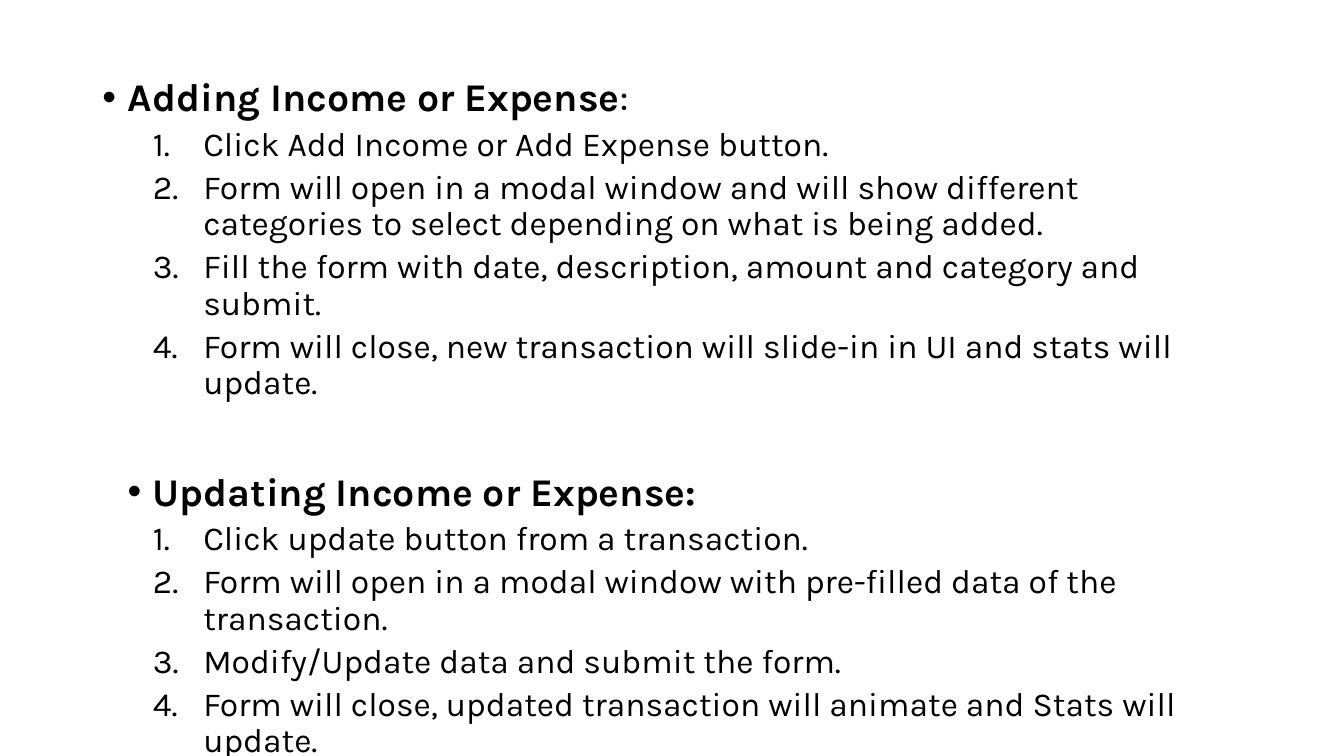
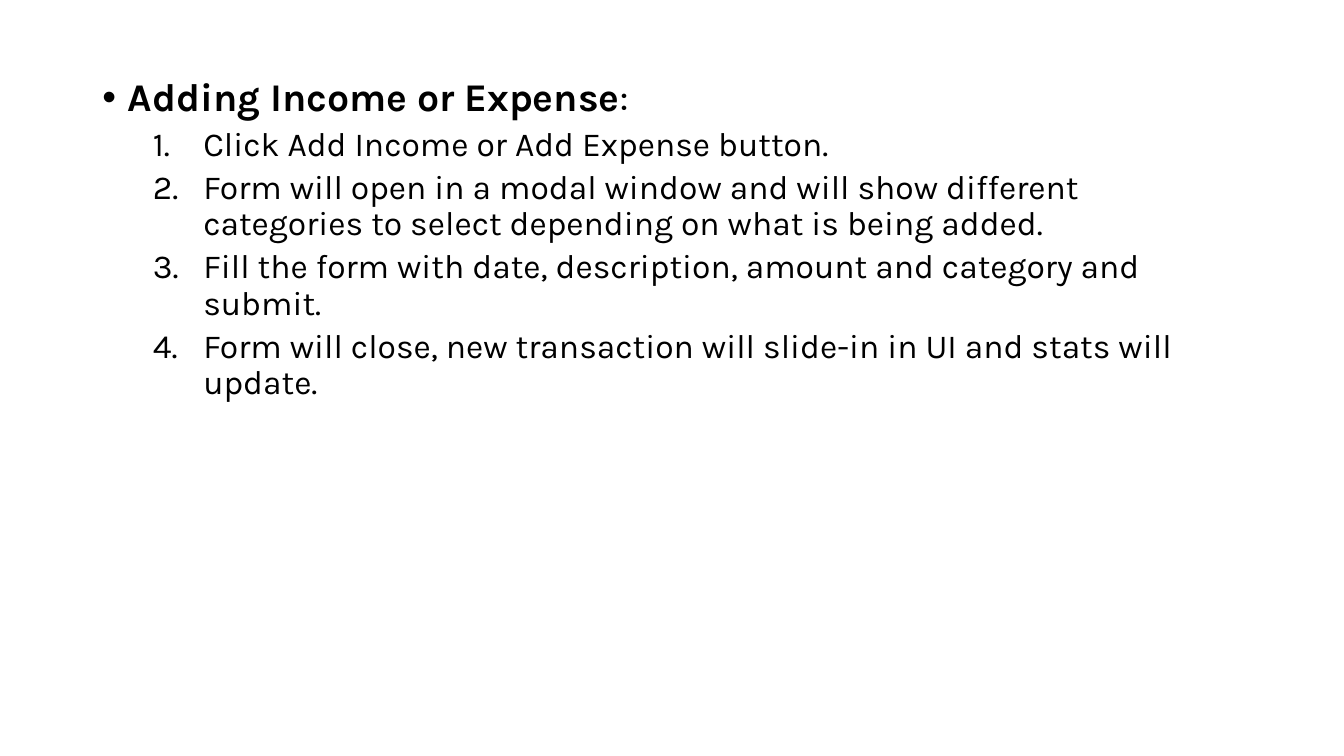
Before and after one commit to RamandeepChamba/expense-tracker-react, a slide deck: slide 15 of readme.pptx (slide 14 before the commit). Drawn at 1344x756 pixels with LibreOffice and Linux fonts; fonts in the diff are those of the drawing. Boxes give left, top, right and bottom in pixels: in the first picture for what was removed or moved away, otherwise in the second. Text is boxed around its words. In the diff, an @@ line names an element or a change of style, - is before the commit and + after.

```diff
--- a/readme.pptx
+++ b/readme.pptx
@@ text at (153,478,1175,756): paragraphs removed @@
-• Updating Income or Expense:
-  1. Click update button from a transaction.
-  2. Form will open in a modal window with pre-filled data of the transaction.
-  3. Modify/Update data and submit the form.
-  4. Form will close, updated transaction will animate and Stats will update.
```
Also in this commit, not shown: 1 other slide changed, 17 slides added.
